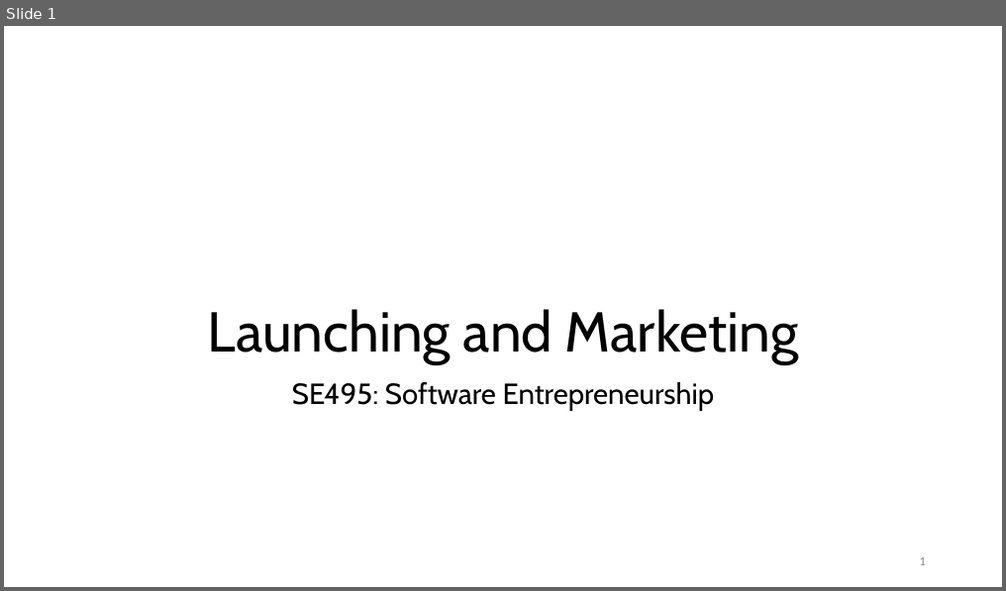
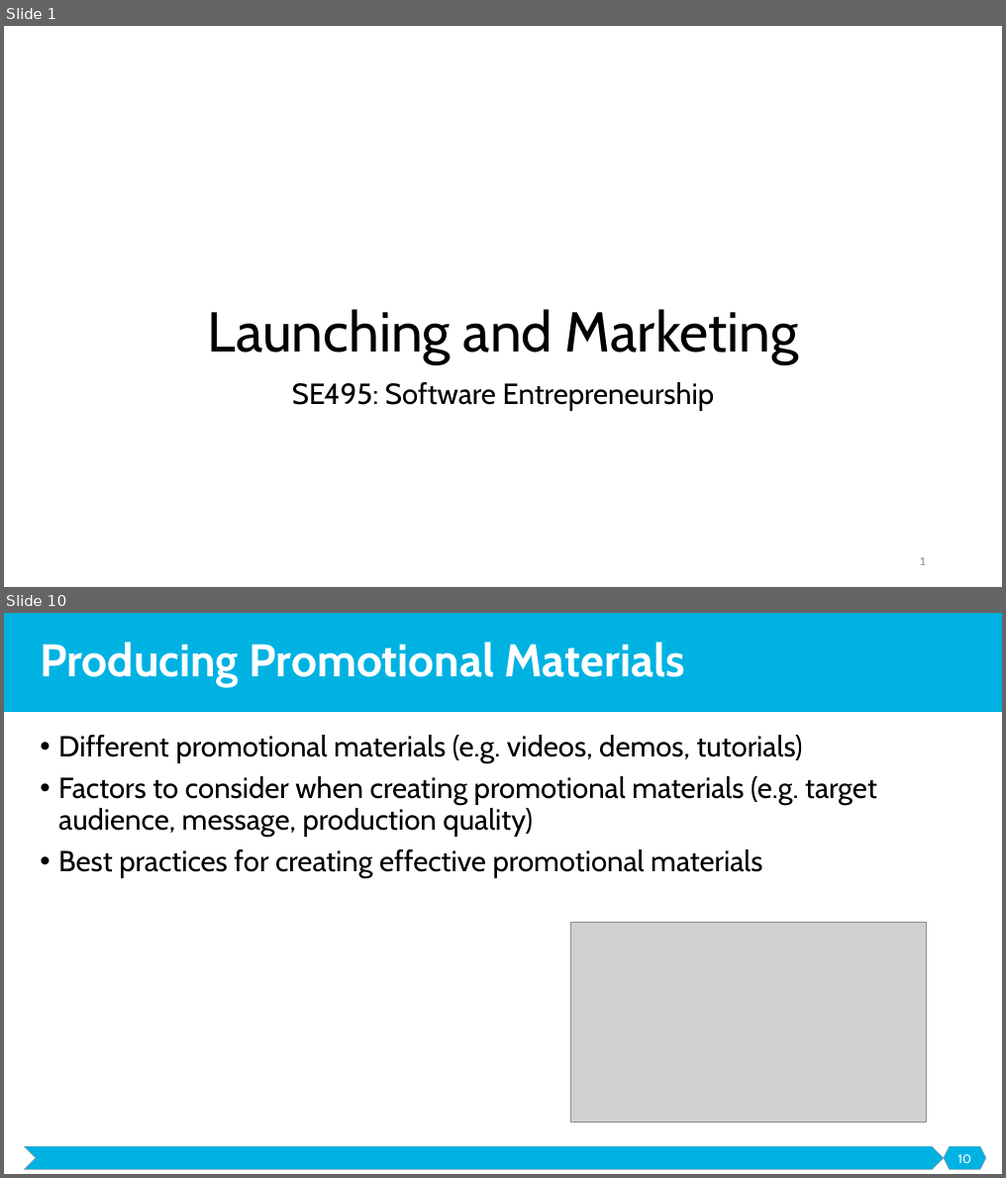
Before and after one commit to malenezi/malenezi, a slide deck: SE495/Lectures/6-Launching and Marketing/Launching and Marketing.pptx. Shown one above the other, each under a label of ours: slide 1 before the commit, slides 1 and 10 after it; the slides between them are not shown. The pictures are 1006x591 and 1006x1178 pixels, drawn with LibreOffice and Linux fonts; fonts in the diff are those of the drawing; grey boxes stand for pictures; background and template pictures are left out. Boxes give left, top, right and bottom in pixels: in the first picture for what was removed or moved away, otherwise in the second. Text is boxed around its words. In the diff, an @@ line names an element or a change of style, - is before the commit and + after.

```diff
--- a/SE495/Lectures/6-Launching and Marketing/Launching and Marketing.pptx
+++ b/SE495/Lectures/6-Launching and Marketing/Launching and Marketing.pptx
@@ slide 10 added at <box>4,613,1002,1174</box>, background #FFFFFF @@
@@ rectangle added at <box>4,613,1002,712</box>, fill #00B2E2 @@
@@ title added at <box>40,642,685,687</box>, 44 pt, text #FFFFFF, bold @@
+Producing Promotional Materials
@@ text added at <box>58,735,877,878</box>, 28 pt, text #000000 @@
+• Different promotional materials (e.g. videos, demos, tutorials)
+• Factors to consider when creating promotional materials (e.g. target audience, message, production quality)
+• Best practices for creating effective promotional materials
@@ picture added at <box>571,922,927,1122</box> @@
@@ chevron added at <box>24,1147,944,1170</box>, fill #00B2E2, outline #A5A5A5 0.5 pt @@
@@ hexagon added at <box>944,1147,986,1170</box>, fill #00B2E2, outline #A5A5A5 0.5 pt @@
@@ page number added at <box>958,1155,971,1163</box>, 12 pt, text #FFFFFF @@
+10
```
Also in this commit, not shown: 1 slide changed, 39 other slides added, 2 slides removed.
